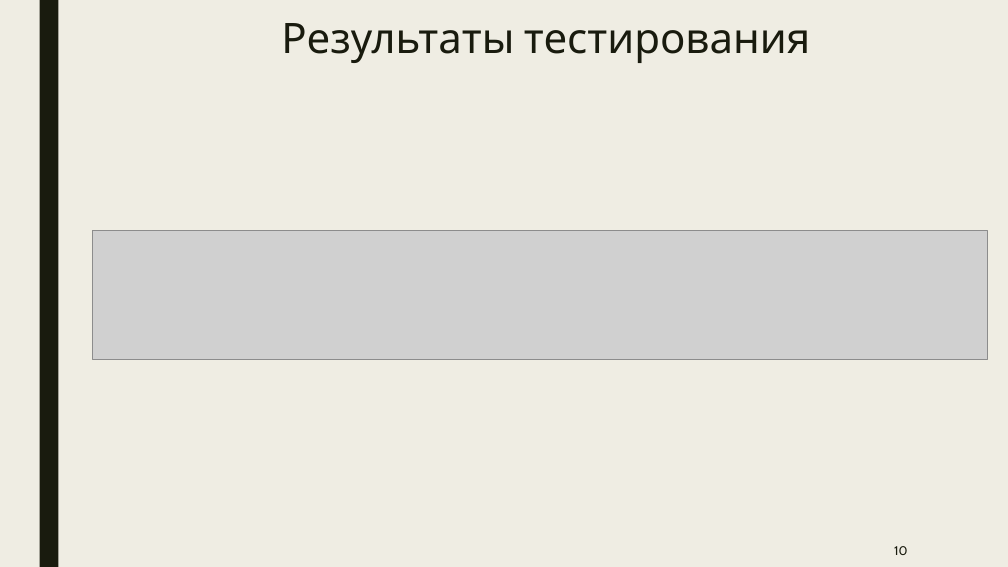
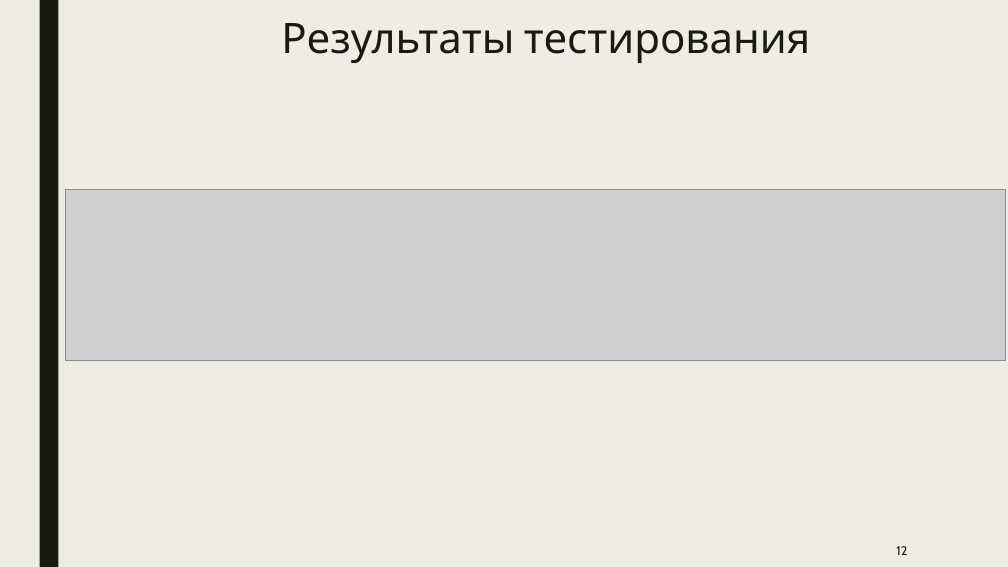
Before and after one commit to thewyolar/esap, a slide deck: slide 12 of ИСТ120-РПС-КП-Буланов/ИСТ-120-РПС-КП-Презентация-Буланов.pptx (slide 10 before the commit). Drawn at 1008x567 pixels with LibreOffice and Linux fonts; fonts in the diff are those of the drawing; grey boxes stand for pictures. Boxes give left, top, right and bottom in pixels: in the first picture for what was removed or moved away, otherwise in the second. Text is boxed around its words. In the diff, an @@ line names an element or a change of style, - is before the commit and + after.

```diff
--- a/ИСТ120-РПС-КП-Буланов/ИСТ-120-РПС-КП-Презентация-Буланов.pptx
+++ b/ИСТ120-РПС-КП-Буланов/ИСТ-120-РПС-КП-Презентация-Буланов.pptx
@@ picture: place and size @@
-picture at box(92, 230, 987, 359)
+picture at box(65, 190, 1005, 360)
@@ page number at box(896, 546, 907, 555): text changed @@
-10
+12
```
Also in this commit, not shown: 7 other slides changed, 2 slides added, 2 other files.
